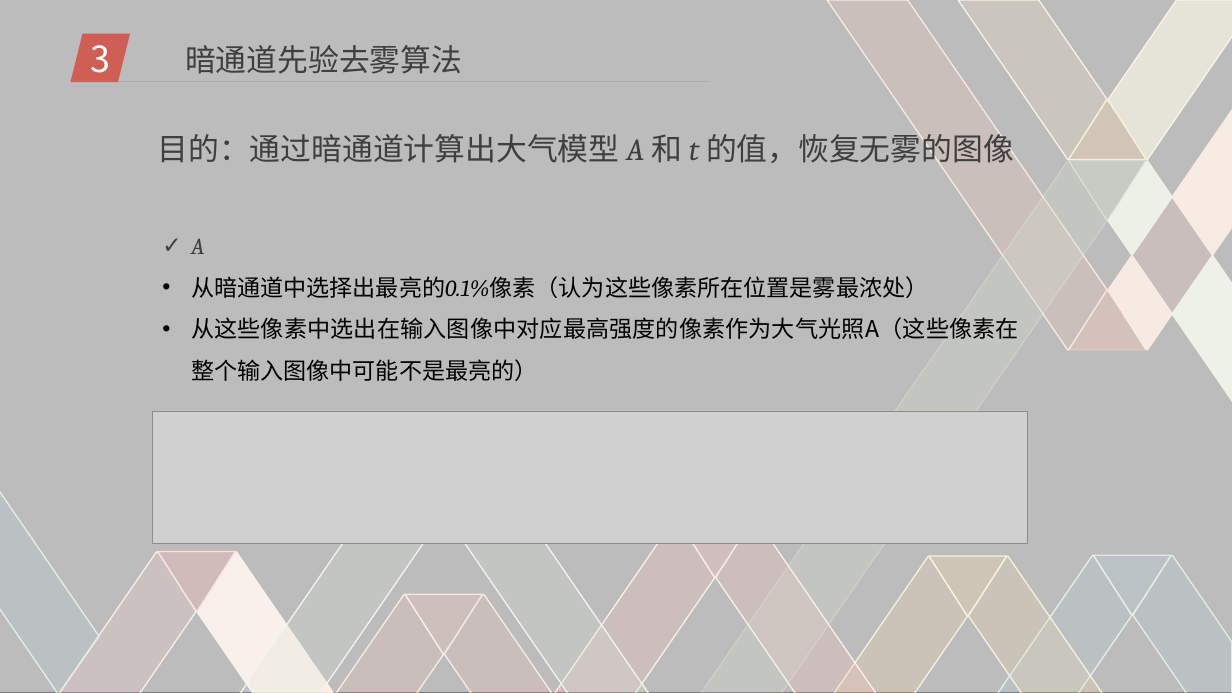
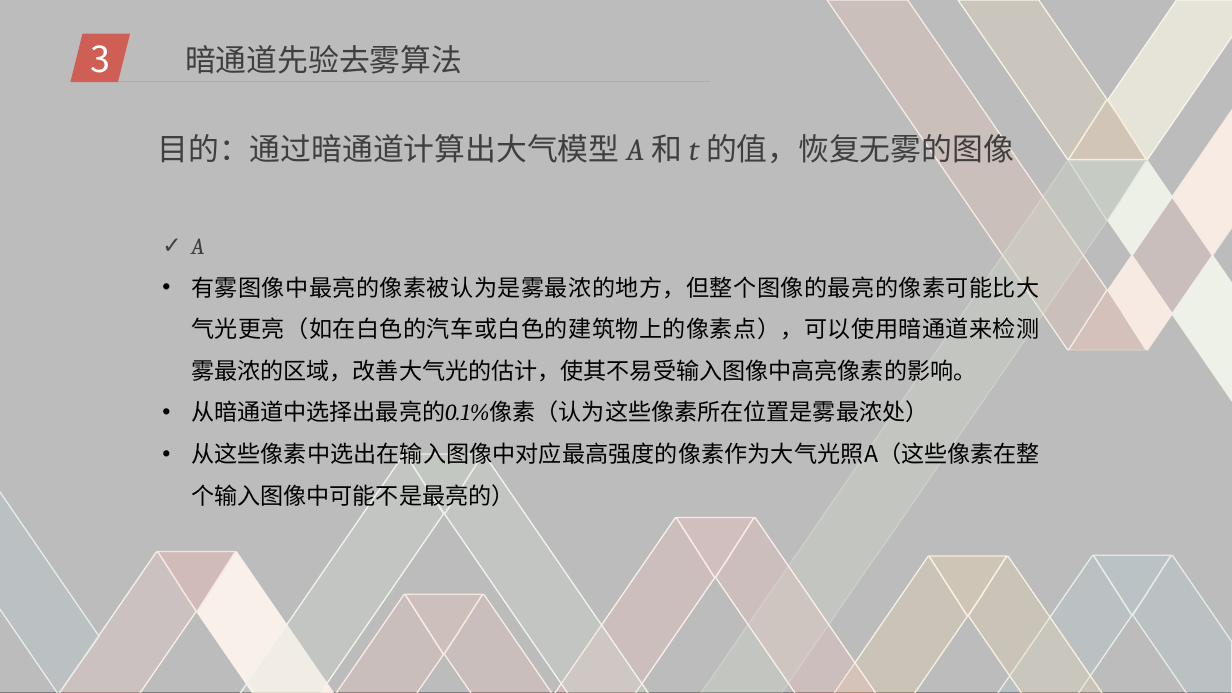
Before and after one commit to DigitalMedia2017-20/Mid-term, a slide deck: slide 8 of pre.ppt (slide 7 before the commit). Drawn at 1232x693 pixels with LibreOffice and Linux fonts; fonts in the diff are those of the drawing; grey boxes stand for pictures; background and template pictures are left out. Boxes give left, top, right and bottom in pixels: in the first picture for what was removed or moved away, otherwise in the second. Text is boxed around its words. In the diff, an @@ line names an element or a change of style, - is before the commit and + after.

Commit message:
ppt 2.0

```diff
--- a/pre.ppt
+++ b/pre.ppt
@@ text at box(191, 272, 1039, 381): paragraph added @@
+• 有雾图像中最亮的像素被认为是雾最浓的地方，但整个图像的最亮的像素可能比大气光更亮（如在白色的汽车或白色的建筑物上的像素点），可以使用暗通道来检测雾最浓的区域，改善大气光的估计，使其不易受输入图像中高亮像素的影响。
@@ picture removed at box(152, 411, 1027, 543) @@
@@ freeform shape added at box(405, 453, 483, 513), fill #89A67A at 34% opacity, outline #CFDAC2 0.99 pt @@
```
Also in this commit, not shown: 3 other slides changed, 4 slides added.
